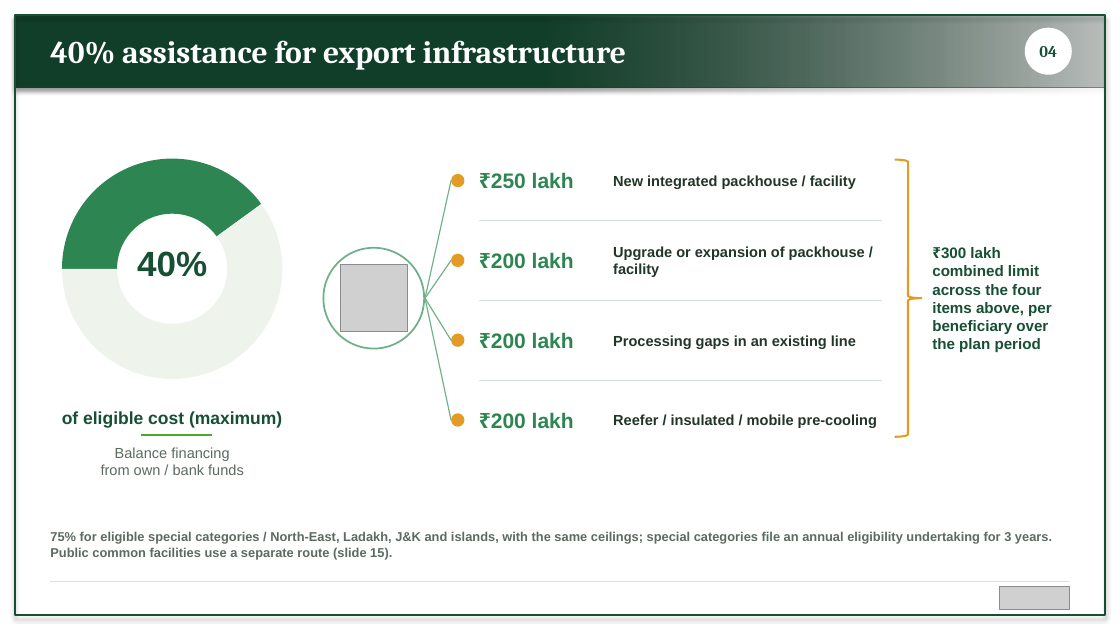
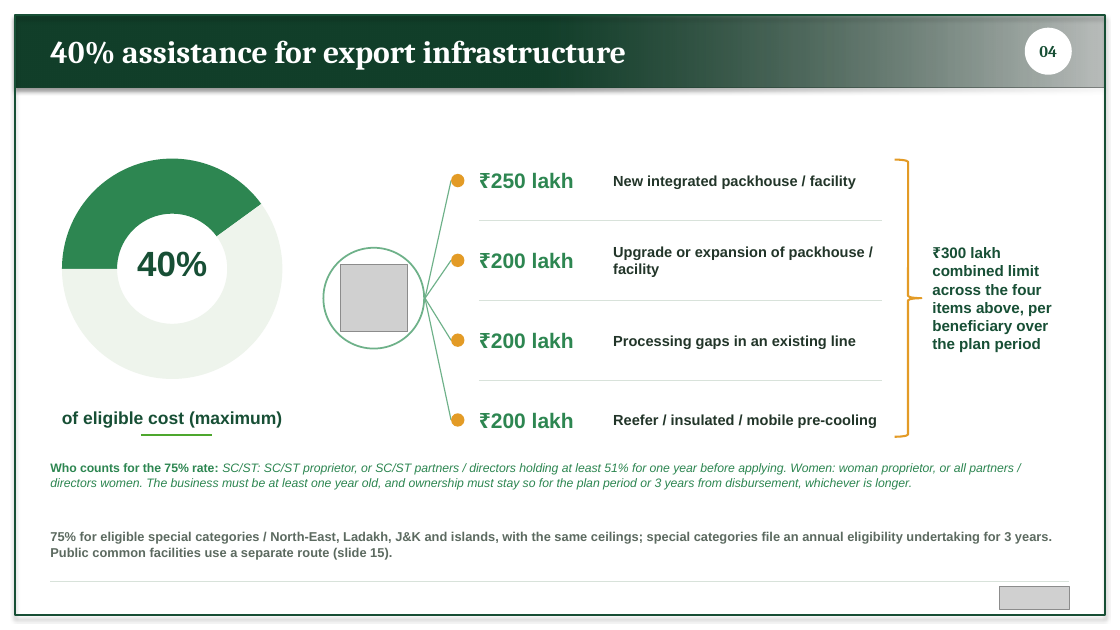
Before and after one commit to BantheFox012/FM, a slide deck: slide 4 of APEDA_BKNY.pptx. Drawn at 1120x630 pixels with LibreOffice and Linux fonts; fonts in the diff are those of the drawing; grey boxes stand for pictures. Boxes give left, top, right and bottom in pixels: in the first picture for what was removed or moved away, otherwise in the second. Text is boxed around its words. In the diff, an @@ line names an element or a change of style, - is before the commit and + after.

```diff
--- a/APEDA_BKNY.pptx
+++ b/APEDA_BKNY.pptx
@@ text removed at (101, 447, 244, 475) @@
-Balance financing
-from own / bank funds
@@ text added at (50, 463, 1014, 490), 10.5 pt, text #2D8651, italic @@
+Who counts for the 75% rate: SC/ST: SC/ST proprietor, or SC/ST partners / directors holding at least 51% for one year before applying. Women: woman proprietor, or all partners / directors women. The business must be at least one year old, and ownership must stay so for the plan period or 3 years from disbursement, whichever is longer.
```
Also in this commit, not shown: 7 other slides changed.
